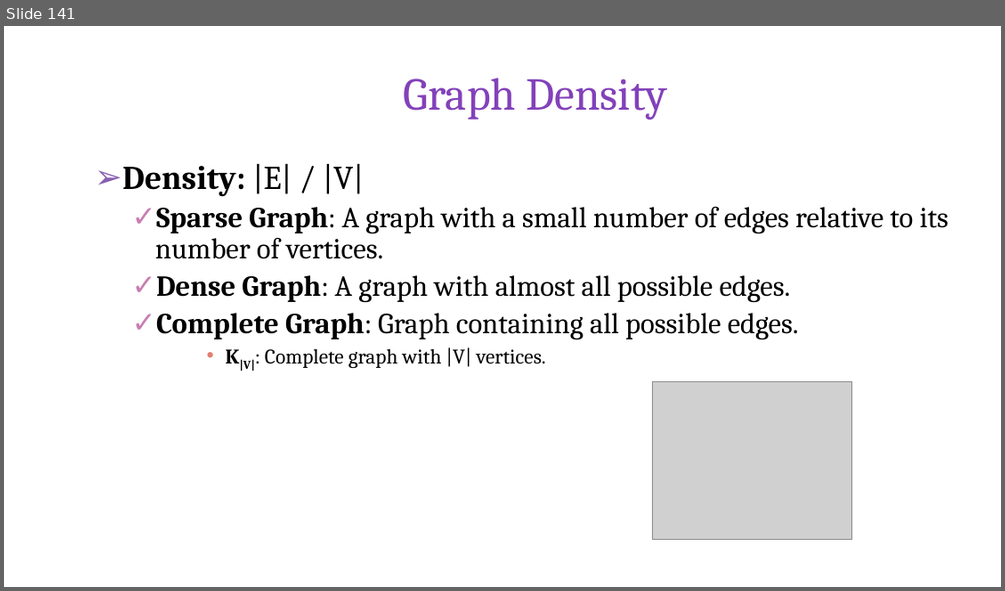
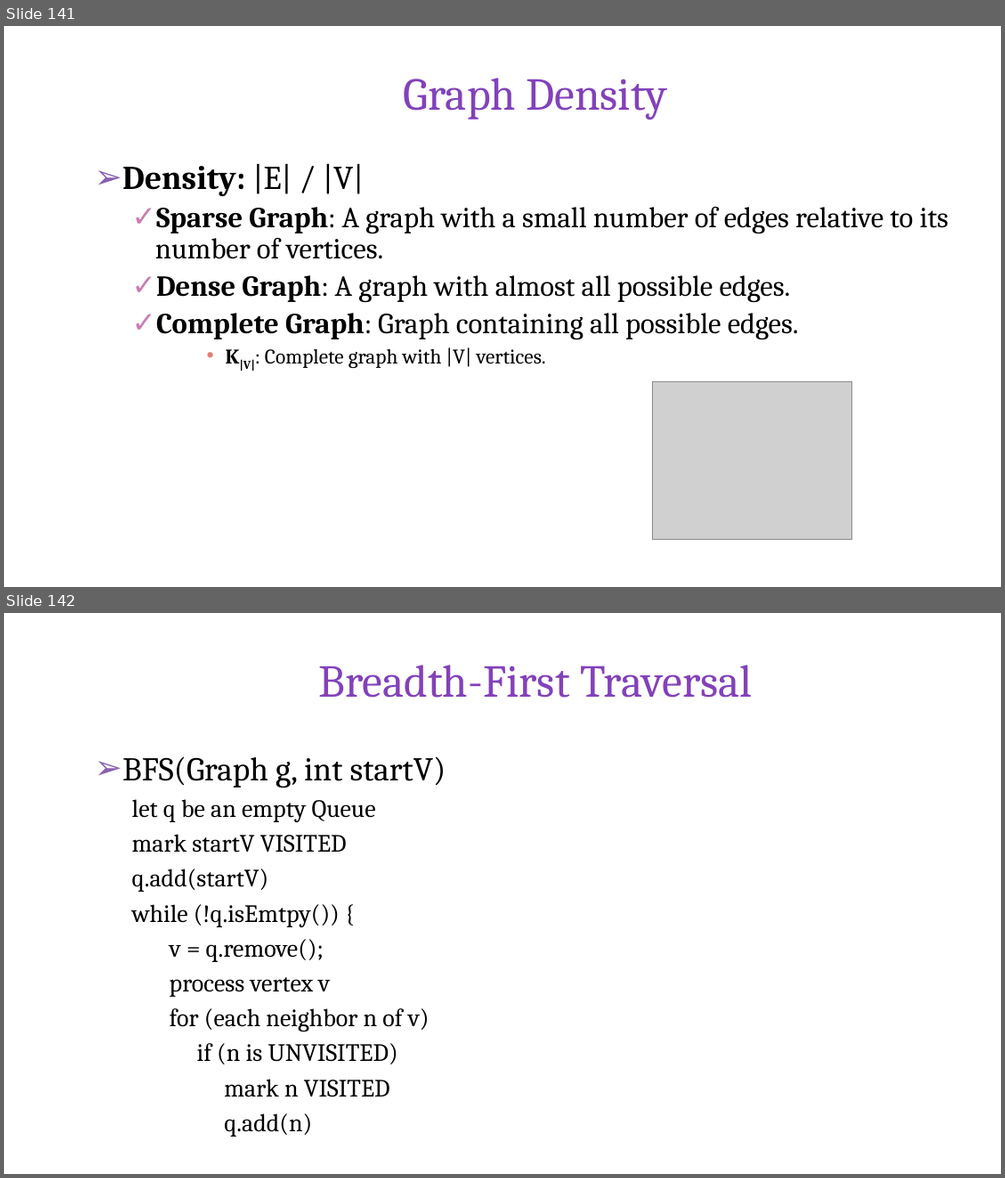
Before and after one commit to skalakm/232, a slide deck: notes.pptx. Shown one above the other, each under a label of ours: slide 141 before the commit, slides 141 and 142 after it. The pictures are 1005x591 and 1005x1178 pixels, drawn with LibreOffice and Linux fonts; fonts in the diff are those of the drawing; grey boxes stand for pictures; background and template pictures are left out. Boxes give left, top, right and bottom in pixels: in the first picture for what was removed or moved away, otherwise in the second. Text is boxed around its words. In the diff, an @@ line names an element or a change of style, - is before the commit and + after.

Commit message:
added graph algos

```diff
--- a/notes.pptx
+++ b/notes.pptx
@@ slide 142 added at (4,613,1001,1174), background #FFFFFF @@
@@ title added at (319,665,752,698), 44 pt, text #8341BA @@
+Breadth-First Traversal
@@ text added at (122,756,446,1097), 24 pt, text #000000 @@
+➢ BFS(Graph g, int startV)
+  let q be an empty Queue
+  mark startV VISITED
+  q.add(startV)
+  while (!q.isEmtpy()) {
+    v = q.remove();
+    process vertex v
+    for (each neighbor n of v)
+    if (n is UNVISITED)
+    mark n VISITED
+    q.add(n)
```
Also in this commit, not shown: 1 other slide added.
